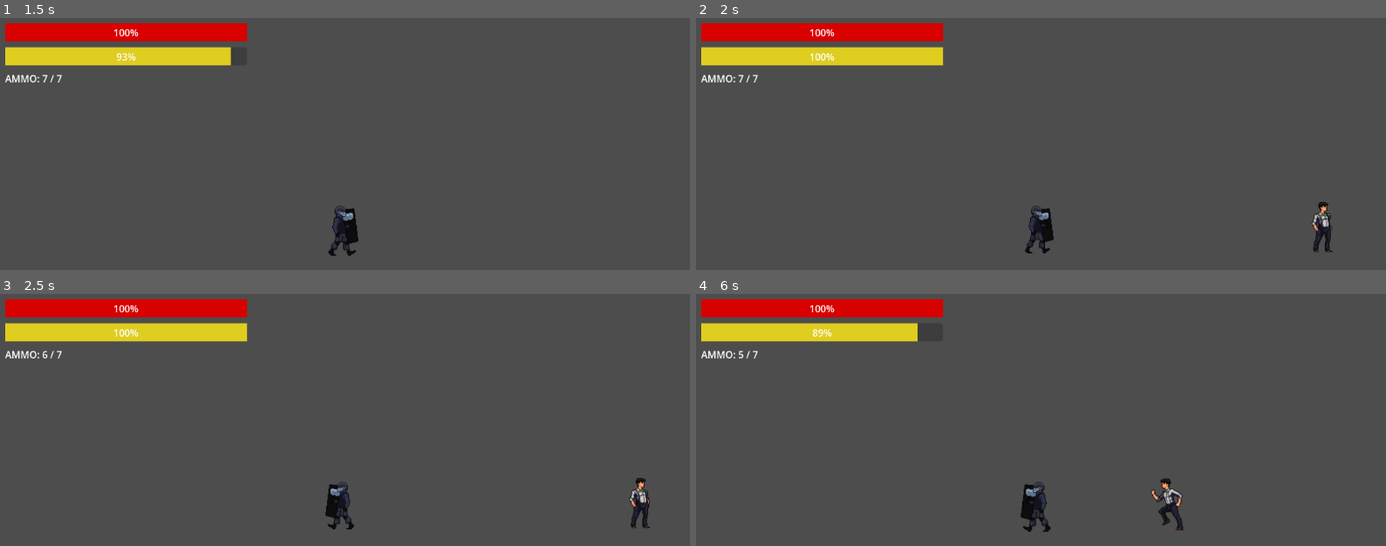
Above: before the commit, frames 1-4 (two rows, left to right).
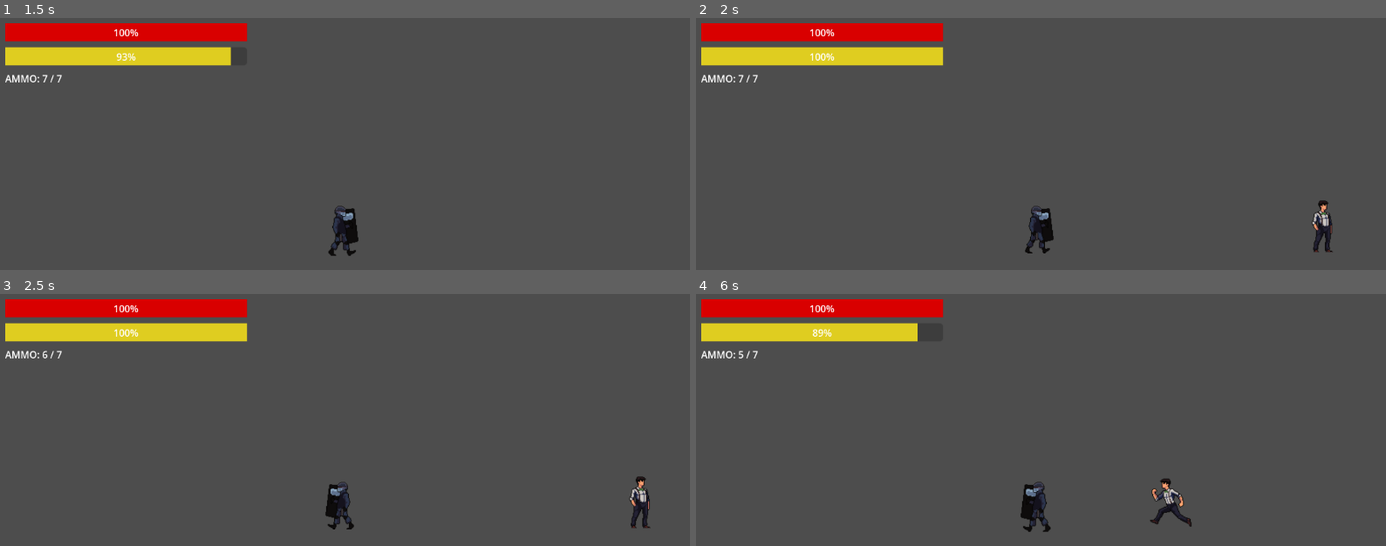
Above: after the commit, the same moments.

Repository: naufal-ramadhan/IndividualGameDev
Game: Godot game, scene res://levels/Level0.tscn
Two runs of this game, one before a commit and one after it. Both use one fixed random seed, a clock stepped at 60 frames per second and the inputs below.
Inputs (mouse positions are in pixels of both pictures, inside the frame that each line leads up to):
- Up to frame 1 (1.5 s): tap Enter at 0.5 s; move the mouse to (496, 186) at 0.52 s; hold Shift (run) 0.53-1.28 s; hold D (move_right) from 0.53 s (still down); move the mouse to (200, 227) at 1.27 s; right-click (200, 227) at 1.35 s
- Up to frame 2 (2 s): keep holding D (move_right)
- Up to frame 3 (2.5 s): move the mouse to (414, 397) at 2.02 s; release D (move_right) at 2.03 s; hold A (move_left) from 2.03 s (still down); click (414, 397) at 2.1 s
- Up to frame 4 (6 s): move the mouse to (outside the picture) at 2.77 s; release A (move_left) at 2.78 s; hold D (move_right) 2.78-4.28 s; tap Shift (run) at 2.85 s; move the mouse to (1248, 540) at 3.52 s; hold Right mouse button (shield) 3.53-4.28 s; move the mouse to (827, 425) at 4.27 s; hold A (move_left) 4.28-5.03 s; click (827, 425) at 4.35 s; move the mouse to (1075, 483) at 5.02 s; hold D (move_right) 5.03-5.78 s; hold Shift (run) 5.03-5.78 s; move the mouse to (930, 384) at 5.77 s; hold A (move_left) from 5.78 s (still down); right-click (930, 384) at 5.85 s

Frame 1 is identical in both runs. In frame 2, 0.1% of the frame differs, in the area x 89-93%, y 72-86%; in frame 3, 0.1%; in frame 4, 0.3%, in the area x 65-72%, y 77-94%.

Commit message:
fix: fix enemies hitboxes and attack range during flipping.

Diff:
--- a/characters/enemies/gangster_melee/GangsterMelee.tscn
+++ b/characters/enemies/gangster_melee/GangsterMelee.tscn
@@ -354,22 +354,22 @@
 [sub_resource type="SpriteFrames" id="SpriteFrames_ag1f3"]
 animations = [{
 "frames": [{
-"duration": 1.0,
+"duration": 0.4,
 "texture": SubResource("AtlasTexture_vcuwv")
 }, {
-"duration": 1.0,
+"duration": 0.4,
 "texture": SubResource("AtlasTexture_qqjrm")
 }, {
-"duration": 1.0,
+"duration": 0.4,
 "texture": SubResource("AtlasTexture_yi0v2")
 }, {
-"duration": 1.0,
+"duration": 0.4,
 "texture": SubResource("AtlasTexture_l3q8l")
 }, {
-"duration": 1.0,
+"duration": 0.4,
 "texture": SubResource("AtlasTexture_m7fla")
 }, {
-"duration": 1.0,
+"duration": 0.4,
 "texture": SubResource("AtlasTexture_mimm6")
 }],
 "loop": true,
@@ -377,16 +377,16 @@
 "speed": 5.0
 }, {
 "frames": [{
-"duration": 1.0,
+"duration": 0.4,
 "texture": SubResource("AtlasTexture_wl6xw")
 }, {
-"duration": 1.0,
+"duration": 0.4,
 "texture": SubResource("AtlasTexture_wa3k2")
 }, {
-"duration": 1.0,
+"duration": 0.4,
 "texture": SubResource("AtlasTexture_jyi26")
 }, {
-"duration": 1.0,
+"duration": 0.4,
 "texture": SubResource("AtlasTexture_1edtr")
 }],
 "loop": true,
@@ -394,22 +394,22 @@
 "speed": 5.0
 }, {
 "frames": [{
-"duration": 1.0,
+"duration": 0.4,
 "texture": SubResource("AtlasTexture_k677p")
 }, {
-"duration": 1.0,
+"duration": 0.4,
 "texture": SubResource("AtlasTexture_k3nvw")
 }, {
-"duration": 1.0,
+"duration": 0.4,
 "texture": SubResource("AtlasTexture_gdt2v")
 }, {
-"duration": 1.0,
+"duration": 0.4,
 "texture": SubResource("AtlasTexture_7iau8")
 }, {
-"duration": 1.0,
+"duration": 0.4,
 "texture": SubResource("AtlasTexture_krodu")
 }, {
-"duration": 1.0,
+"duration": 0.4,
 "texture": SubResource("AtlasTexture_1ls2d")
 }],
 "loop": true,
@@ -417,19 +417,19 @@
 "speed": 5.0
 }, {
 "frames": [{
-"duration": 1.0,
+"duration": 0.4,
 "texture": SubResource("AtlasTexture_li0l3")
 }, {
-"duration": 1.0,
+"duration": 0.4,
 "texture": SubResource("AtlasTexture_3830w")
 }, {
-"duration": 1.0,
+"duration": 0.4,
 "texture": SubResource("AtlasTexture_54n60")
 }, {
-"duration": 1.0,
+"duration": 0.4,
 "texture": SubResource("AtlasTexture_5u0wu")
 }, {
-"duration": 1.0,
+"duration": 0.4,
 "texture": SubResource("AtlasTexture_e6se8")
 }],
 "loop": true,
@@ -437,16 +437,16 @@
 "speed": 5.0
 }, {
 "frames": [{
-"duration": 1.0,
+"duration": 0.4,
 "texture": SubResource("AtlasTexture_4wxsa")
 }, {
-"duration": 1.0,
+"duration": 0.4,
 "texture": SubResource("AtlasTexture_7s2xv")
 }, {
-"duration": 1.0,
+"duration": 0.4,
 "texture": SubResource("AtlasTexture_2hpba")
 }, {
-"duration": 1.0,
+"duration": 0.4,
 "texture": SubResource("AtlasTexture_gpue1")
 }],
 "loop": true,
@@ -454,85 +454,85 @@
 "speed": 5.0
 }, {
 "frames": [{
-"duration": 1.0,
+"duration": 0.4,
 "texture": SubResource("AtlasTexture_lt348")
 }, {
-"duration": 1.0,
+"duration": 0.4,
 "texture": SubResource("AtlasTexture_s2xfe")
 }, {
-"duration": 1.0,
+"duration": 0.4,
 "texture": SubResource("AtlasTexture_awlpe")
 }, {
-"duration": 1.0,
+"duration": 0.4,
 "texture": SubResource("AtlasTexture_vmhnn")
 }, {
-"duration": 1.0,
+"duration": 0.4,
 "texture": SubResource("AtlasTexture_bxohc")
 }, {
-"duration": 1.0,
+"duration": 0.4,
 "texture": SubResource("AtlasTexture_450fs")
 }, {
-"duration": 1.0,
+"duration": 0.4,
 "texture": SubResource("AtlasTexture_hsbv4")
 }, {
-"duration": 1.0,
+"duration": 0.4,
 "texture": SubResource("AtlasTexture_r3xih")
 }, {
-"duration": 1.0,
+"duration": 0.4,
 "texture": SubResource("AtlasTexture_5tf8u")
 }, {
-"duration": 1.0,
+"duration": 0.4,
 "texture": SubResource("AtlasTexture_wa1sw")
 }, {
-"duration": 1.0,
+"duration": 0.4,
 "texture": SubResource("AtlasTexture_pt2y1")
 }, {
-"duration": 1.0,
+"duration": 0.4,
 "texture": SubResource("AtlasTexture_sn0yl")
 }, {
-"duration": 1.0,
+"duration": 0.4,
 "texture": SubResource("AtlasTexture_ouj6i")
 }, {
-"duration": 1.0,
+"duration": 0.4,
 "texture": SubResource("AtlasTexture_ydl72")
 }, {
-"duration": 1.0,
+"duration": 0.4,
 "texture": SubResource("AtlasTexture_0v77k")
 }, {
-"duration": 1.0,
+"duration": 0.4,
 "texture": SubResource("AtlasTexture_ych7h")
 }, {
-"duration": 1.0,
+"duration": 0.4,
 "texture": SubResource("AtlasTexture_1726h")
 }, {
-"duration": 1.0,
+"duration": 0.4,
 "texture": SubResource("AtlasTexture_4i05n")
 }, {
-"duration": 1.0,
+"duration": 0.4,
 "texture": SubResource("AtlasTexture_fw48x")
 }, {
-"duration": 1.0,
+"duration": 0.4,
 "texture": SubResource("AtlasTexture_il7v7")
 }, {
-"duration": 1.0,
+"duration": 0.4,
 "texture": SubResource("AtlasTexture_w3ptj")
 }, {
-"duration": 1.0,
+"duration": 0.4,
 "texture": SubResource("AtlasTexture_cx801")
 }, {
-"duration": 1.0,
+"duration": 0.4,
 "texture": SubResource("AtlasTexture_n6dxk")
 }, {
-"duration": 1.0,
+"duration": 0.4,
 "texture": SubResource("AtlasTexture_y6vv2")
 }, {
-"duration": 1.0,
+"duration": 0.4,
 "texture": SubResource("AtlasTexture_8fvjp")
 }, {
-"duration": 1.0,
+"duration": 0.4,
 "texture": SubResource("AtlasTexture_g0766")
 }, {
-"duration": 1.0,
+"duration": 0.4,
 "texture": SubResource("AtlasTexture_rol4f")
 }],
 "loop": true,
@@ -540,43 +540,43 @@
 "speed": 5.0
 }, {
 "frames": [{
-"duration": 1.0,
+"duration": 0.4,
 "texture": SubResource("AtlasTexture_k532r")
 }, {
-"duration": 1.0,
+"duration": 0.4,
 "texture": SubResource("AtlasTexture_ay7dq")
 }, {
-"duration": 1.0,
+"duration": 0.4,
 "texture": SubResource("AtlasTexture_2r5ge")
 }, {
-"duration": 1.0,
+"duration": 0.4,
 "texture": SubResource("AtlasTexture_xphqi")
 }, {
-"duration": 1.0,
+"duration": 0.4,
 "texture": SubResource("AtlasTexture_pdod4")
 }, {
-"duration": 1.0,
+"duration": 0.4,
 "texture": SubResource("AtlasTexture_5r8m4")
 }, {
-"duration": 1.0,
+"duration": 0.4,
 "texture": SubResource("AtlasTexture_dgmc6")
 }, {
-"duration": 1.0,
+"duration": 0.4,
 "texture": SubResource("AtlasTexture_hwpot")
 }, {
-"duration": 1.0,
+"duration": 0.4,
 "texture": SubResource("AtlasTexture_vnstw")
 }, {
-"duration": 1.0,
+"duration": 0.4,
 "texture": SubResource("AtlasTexture_2dst7")
 }, {
-"duration": 1.0,
+"duration": 0.4,
 "texture": SubResource("AtlasTexture_d1er1")
 }, {
-"duration": 1.0,
+"duration": 0.4,
 "texture": SubResource("AtlasTexture_pr6w2")
 }, {
-"duration": 1.0,
+"duration": 0.4,
 "texture": SubResource("AtlasTexture_a6hhx")
 }],
 "loop": true,
@@ -584,34 +584,34 @@
 "speed": 5.0
 }, {
 "frames": [{
-"duration": 1.0,
+"duration": 0.4,
 "texture": SubResource("AtlasTexture_f310q")
 }, {
-"duration": 1.0,
+"duration": 0.4,
 "texture": SubResource("AtlasTexture_mw5sj")
 }, {
-"duration": 1.0,
+"duration": 0.4,
 "texture": SubResource("AtlasTexture_dgbx6")
 }, {
-"duration": 1.0,
+"duration": 0.4,
 "texture": SubResource("AtlasTexture_t1cfo")
 }, {
-"duration": 1.0,
+"duration": 0.4,
 "texture": SubResource("AtlasTexture_8hf1u")
 }, {
-"duration": 1.0,
+"duration": 0.4,
 "texture": SubResource("AtlasTexture_7dk3q")
 }, {
-"duration": 1.0,
+"duration": 0.4,
 "texture": SubResource("AtlasTexture_7c3ul")
 }, {
-"duration": 1.0,
+"duration": 0.4,
 "texture": SubResource("AtlasTexture_uwvsd")
 }, {
-"duration": 1.0,
+"duration": 0.4,
 "texture": SubResource("AtlasTexture_y7yo0")
 }, {
-"duration": 1.0,
+"duration": 0.4,
 "texture": SubResource("AtlasTexture_ijrvw")
 }],
 "loop": true,
@@ -619,34 +619,34 @@
 "speed": 5.0
 }, {
 "frames": [{
-"duration": 1.0,
+"duration": 0.4,
 "texture": SubResource("AtlasTexture_ag53h")
 }, {
-"duration": 1.0,
+"duration": 0.4,
 "texture": SubResource("AtlasTexture_y13dy")
 }, {
-"duration": 1.0,
+"duration": 0.4,
 "texture": SubResource("AtlasTexture_rcbxy")
 }, {
-"duration": 1.0,
+"duration": 0.4,
 "texture": SubResource("AtlasTexture_mtsbt")
 }, {
-"duration": 1.0,
+"duration": 0.4,
 "texture": SubResource("AtlasTexture_fjedm")
 }, {
-"duration": 1.0,
+"duration": 0.4,
 "texture": SubResource("AtlasTexture_cu77m")
 }, {
-"duration": 1.0,
+"duration": 0.4,
 "texture": SubResource("AtlasTexture_dj11r")
 }, {
-"duration": 1.0,
+"duration": 0.4,
 "texture": SubResource("AtlasTexture_qd0dl")
 }, {
-"duration": 1.0,
+"duration": 0.4,
 "texture": SubResource("AtlasTexture_k3nfw")
 }, {
-"duration": 1.0,
+"duration": 0.4,
 "texture": SubResource("AtlasTexture_yh503")
 }],
 "loop": true,
@@ -662,17 +662,17 @@
 radius = 150.0
 
 [sub_resource type="RectangleShape2D" id="RectangleShape2D_slg7u"]
-size = Vector2(40, 71)
+size = Vector2(16.875, 71)
 
 [node name="GangsterMelee" type="CharacterBody2D" unique_id=1698874819]
 script = ExtResource("1_slg7u")
 
 [node name="CharacterVisualAnimated" type="AnimatedSprite2D" parent="." unique_id=1529142760]
 sprite_frames = SubResource("SpriteFrames_ag1f3")
-animation = &"attack3"
+animation = &"dead"
 
 [node name="CharacterHitBox" type="CollisionShape2D" parent="." unique_id=997627723]
-position = Vector2(-6, 31)
+position = Vector2(0, 31)
 shape = SubResource("CapsuleShape2D_4lofo")
 
 [node name="PlayerDetector" type="Area2D" parent="." unique_id=606925603]
@@ -682,7 +682,8 @@
 shape = SubResource("CircleShape2D_2w1rx")
 
 [node name="AttackRange" type="Area2D" parent="." unique_id=280615004]
+position = Vector2(34, 30)
 
 [node name="CollisionShape2D" type="CollisionShape2D" parent="AttackRange" unique_id=1203687933]
-position = Vector2(28, 25.5)
+position = Vector2(-10.4375, 0)
 shape = SubResource("RectangleShape2D_slg7u")
--- a/characters/enemies/gangster_melee/gangster_melee.gd
+++ b/characters/enemies/gangster_melee/gangster_melee.gd
@@ -14,14 +14,11 @@
 var can_attack = true
 
 # --- REFERENSI NODE ---
-# Sesuaikan dengan nama di Tree Scene kamu
 @onready var anim = $CharacterVisualAnimated
 @onready var detector = $PlayerDetector
-# Pastikan kamu sudah menambahkan Area2D bernama AttackRange di bawah root
 @onready var attack_range = $AttackRange
 
 func _ready():
-	# Koneksi Sinyal
 	detector.body_entered.connect(_on_player_entered)
 	detector.body_exited.connect(_on_player_exited)
 	attack_range.body_entered.connect(_on_attack_range_entered)
@@ -30,20 +27,25 @@
 	if is_dead or is_hurt:
 		return
 
-	# 1. Gravitasi
 	if not is_on_floor():
 		velocity.y += GRAVITY * delta
 
-	# 2. Logika Pergerakan & Animasi
 	if is_attacking:
 		velocity.x = 0
 	elif is_chasing and player_target != null:
 		var direction = sign(player_target.global_position.x - global_position.x)
-		velocity.x = direction * SPEED
 
-		# Flip Visual & Hitbox
-		anim.flip_h = direction < 0
-		attack_range.position.x = abs(attack_range.position.x) * direction
+		if abs(player_target.global_position.x - global_position.x) < 15:
+			velocity.x = 0
+		else:
+			velocity.x = direction * SPEED
+
+		if direction > 0: # Hadap Kanan
+			anim.flip_h = false
+			attack_range.position.x = 34
+		elif direction < 0: # Hadap Kiri
+			anim.flip_h = true
+			attack_range.position.x = -14
 
 		anim.play("run")
 	else:
@@ -54,10 +56,8 @@
 
 # --- LOGIKA ANIMASI IDLE (Variasi 1 & 2) ---
 func play_idle_logic():
-	# Jika tidak sedang main animasi idle2, mainkan idle1 secara default
 	if anim.animation != "idle2" or not anim.is_playing():
-		# Kadang-kadang (Random) bisa ganti ke idle2 kalau mau lebih hidup
-		if randf() < 0.005: # Peluang kecil setiap frame untuk main idle2
+		if randf() < 0.005:
 			anim.play("idle2")
 		else:
 			anim.play("idle1")
@@ -71,22 +71,18 @@
 	is_attacking = true
 	can_attack = false
 
-	# RANDOM ATTACK: Pilih antara attack1, attack2, atau attack3
 	var attack_list = ["attack1", "attack2", "attack3"]
 	var random_attack = attack_list.pick_random()
 	anim.play(random_attack)
 
 	print("Gangster pake: ", random_attack)
 
-	# Beri damage ke Player
 	if target.has_method("take_damage"):
 		target.take_damage(MELEE_DAMAGE)
 
-	# Tunggu sampai animasi serangan selesai (asumsi rata-rata 0.6 detik)
 	await get_tree().create_timer(0.6).timeout
 	is_attacking = false
 
-	# Cooldown sebelum mukul lagi
 	await get_tree().create_timer(1.0).timeout
 	can_attack = true
 
@@ -106,7 +102,7 @@
 	if is_dead: return
 
 	is_hurt = true
-	# anim.play("hurt") # Aktifkan jika sudah ada animasinya
+	anim.play("hurt")
 	print("Gangster: Aduh!")
 
 	# Logika HP Gangster bisa ditambah di sini nanti
